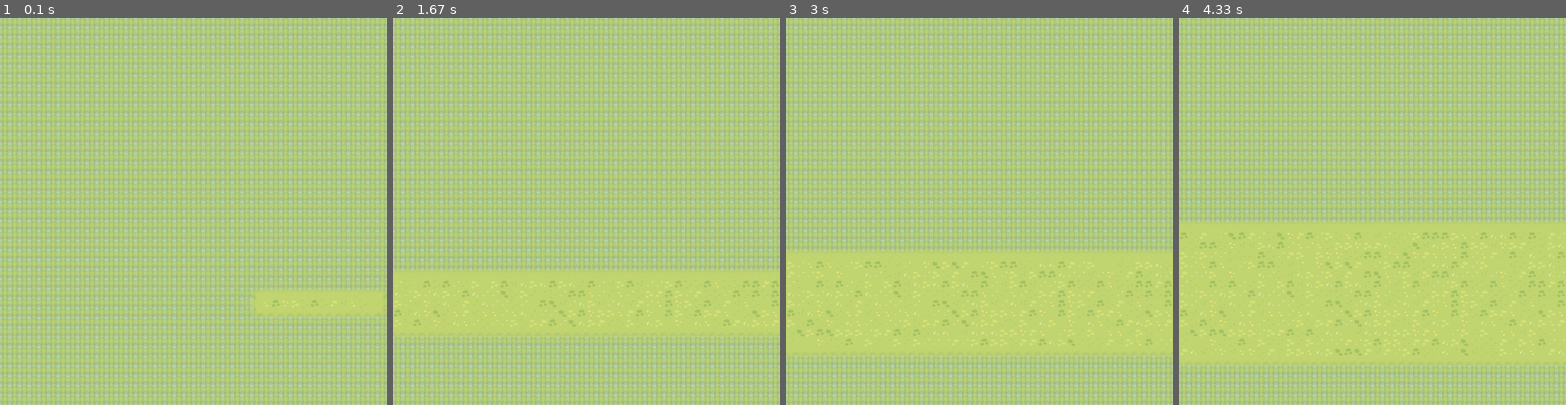
Above: before the commit, frames 1-4 (left to right).
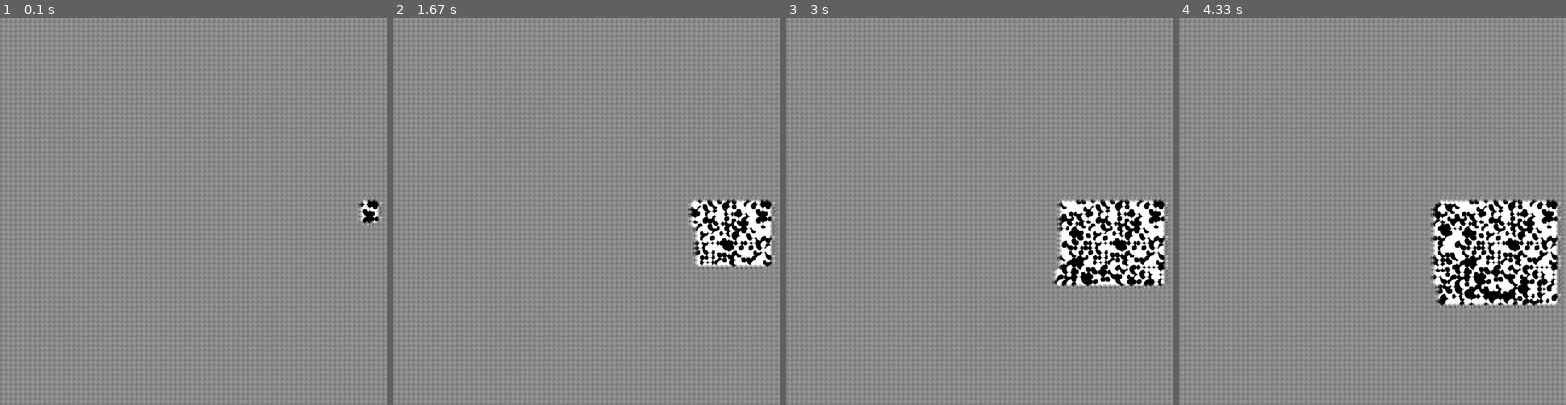
Above: after the commit, the same moments.

Repository: joolienhoolien/Wave_Function_Collapse
Game: pygame game, started from app/pygame_frontend/pygame_frontend.py
Same seed, same stepped clock (60 frames per second), same inputs: the game is played once before the commit and once after it.
Inputs:
- Up to frame 1 (0.1 s): no input
- Up to frame 2 (1.67 s): no input
- Up to frame 3 (3 s): no input
- Up to frame 4 (4.33 s): tap Enter at 3.33, 3.67, 4 s

The runs differ from the first frame. In frame 1, 100% of the frame differs, in the area x 0-100%, y 0-100%; in frame 2, 100%; in frame 3, 100%; in frame 4, 100%.

Commit message:
Added changing tile set via launcher

Diff:
--- a/app/launcher/launcher.py
+++ b/app/launcher/launcher.py
@@ -89,7 +89,14 @@
         self.dimension_height.setValue(self.config.getint('grid', 'grid_dim_height'))
         self.dimension_height.textChanged.connect(self.change_dimension_height)
 
-
+        #Tile Set
+        tile_set_label = QLabel("Tile Set:", self)
+        self.tile_set_combo = QComboBox()
+        tile_set_options = self.config['tiles']['tile_set_options'].split(',')
+        self.tile_set_combo.addItems(tile_set_options)
+        tile_set = self.config['tiles']['tile_set_name']
+        self.tile_set_combo.setCurrentText(tile_set)
+        self.tile_set_combo.currentTextChanged.connect(self.change_tile_set)
 
         #Construct Grid
         grid.addWidget(debug_label, 0, 0)
@@ -104,6 +111,8 @@
         grid.addWidget(self.dimension_width, 4, 1)
         grid.addWidget(dimension_height_label, 5, 0)
         grid.addWidget(self.dimension_height, 5, 1)
+        grid.addWidget(tile_set_label, 6, 0)
+        grid.addWidget(self.tile_set_combo, 6, 1)
         self.setLayout(grid)
 
     def toggle_debug(self):
@@ -130,6 +139,10 @@
         self.config['grid']['grid_dim_height'] = self.dimension_height.text()
         self.write()
 
+    def change_tile_set(self):
+        self.config['tiles']['tile_set_name'] = self.tile_set_combo.currentText()
+        self.write()
+
     def write(self):
         with open('../../settings.ini', 'w') as configfile:
             self.config.write(configfile)
--- a/settings.ini
+++ b/settings.ini
@@ -10,13 +10,14 @@
 screen_height = 800
 
 [grid]
-grid_dim_width = 40
-grid_dim_height = 40
+grid_dim_width = 80
+grid_dim_height = 80
 
 [tiles]
 directions = up,right,down,left
 tile_set_folder = base_tiles
-tile_set_name = grass_tiles
+tile_set_options = grass_tiles,pcb,set1,circles
+tile_set_name = circles
 default_tile = None
 
 [pygame]
